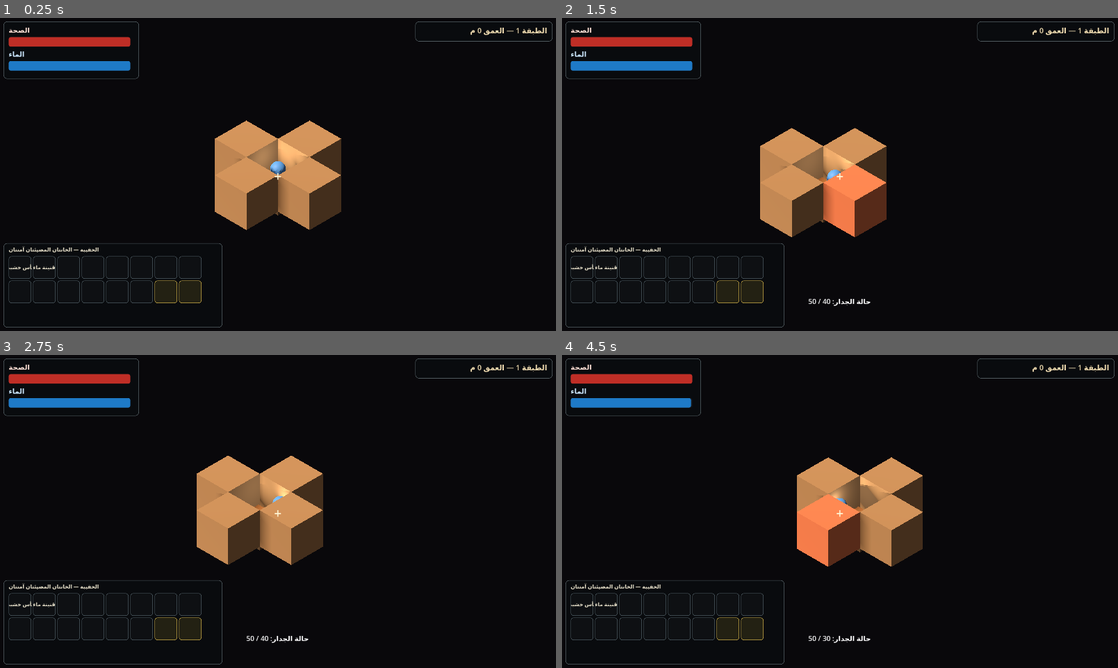
Above: before the commit, frames 1-4 (two rows, left to right).
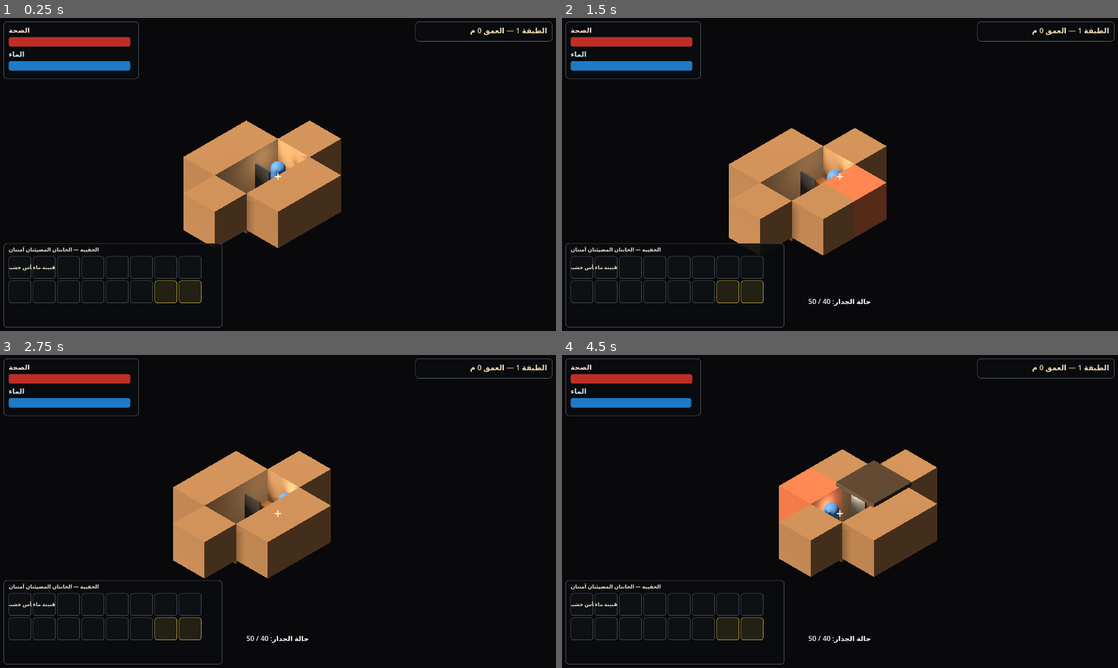
Above: after the commit, the same moments.

Repository: vallenelreec-ux/Abyss-Pod
Game: Godot game, scene res://scenes/world/Main.tscn
The game is run twice, just before and just after one commit, with the same random seed, the same clock (stepped at 60 frames per second) and the same inputs.
Inputs (mouse positions are in pixels of both pictures, inside the frame that each line leads up to):
- Up to frame 1 (0.25 s): no input
- Up to frame 2 (1.5 s): move the mouse to (962, 158) at 0.52 s; press the mouse at (962, 158) at 0.53 s; hold D (move_right) 0.53-1.28 s; tap Space (jump) at 0.77 s; move the mouse to (728, 190) at 1.27 s; release the mouse at (728, 190) at 1.28 s; hold S (move_back) from 1.28 s (still down); click (728, 190) at 1.35 s
- Up to frame 3 (2.75 s): tap Space (jump) at 1.52 s; move the mouse to (333, 442) at 2.02 s; release S (move_back) at 2.03 s; press the mouse at (333, 442) at 2.03 s; hold D (move_right) from 2.03 s (still down)
- Up to frame 4 (4.5 s): move the mouse to (812, 574) at 2.77 s; release D (move_right) at 2.78 s; release the mouse at (812, 574) at 2.78 s; hold W (move_forward) 2.78-3.53 s; click (812, 574) at 2.85 s; tap Space (jump) at 3.02, 3.77 s; move the mouse to (1006, 558) at 3.52 s; press the mouse at (1006, 558) at 3.53 s; hold A (move_left) from 3.53 s (still down); move the mouse to (673, 464) at 4.27 s; release the mouse at (673, 464) at 4.28 s; click (673, 464) at 4.35 s

The runs differ from the first frame. In frame 1, 4.8% of the frame differs, in the area x 33-56%, y 38-74%; in frame 2, 4.8%; in frame 3, 5.0%; in frame 4, 6.7%, in the area x 39-68%, y 30-92%.

Commit message:
Implement death return choices

Diff:
--- a/scenes/ui/HUD.tscn
+++ b/scenes/ui/HUD.tscn
@@ -189,3 +189,61 @@
 columns = 8
 theme_override_constants/h_separation = 4
 theme_override_constants/v_separation = 4
+
+[node name="DeathOverlay" type="ColorRect" parent="Root"]
+visible = false
+anchors_preset = 15
+anchor_right = 1.0
+anchor_bottom = 1.0
+grow_horizontal = 2
+grow_vertical = 2
+color = Color(0.015, 0.018, 0.025, 0.82)
+mouse_filter = 0
+
+[node name="DeathMenu" type="PanelContainer" parent="Root/DeathOverlay"]
+anchor_left = 0.5
+anchor_top = 0.5
+anchor_right = 0.5
+anchor_bottom = 0.5
+offset_left = -250.0
+offset_top = -150.0
+offset_right = 250.0
+offset_bottom = 150.0
+theme_override_styles/panel = SubResource("panel_style")
+
+[node name="DeathContent" type="VBoxContainer" parent="Root/DeathOverlay/DeathMenu"]
+layout_mode = 2
+theme_override_constants/separation = 12
+
+[node name="DeathTitle" type="Label" parent="Root/DeathOverlay/DeathMenu/DeathContent"]
+layout_mode = 2
+theme_override_colors/font_color = Color(1, 0.86, 0.75, 1)
+theme_override_font_sizes/font_size = 24
+text = "لقد مت"
+horizontal_alignment = 1
+
+[node name="DeathCountdown" type="Label" parent="Root/DeathOverlay/DeathMenu/DeathContent"]
+layout_mode = 2
+theme_override_colors/font_color = Color(1, 1, 1, 1)
+theme_override_font_sizes/font_size = 18
+text = "اختر طريقة العودة خلال 30 ثانية"
+horizontal_alignment = 1
+
+[node name="DeathInfo" type="Label" parent="Root/DeathOverlay/DeathMenu/DeathContent"]
+layout_mode = 2
+theme_override_colors/font_color = Color(0.8, 0.82, 0.84, 1)
+theme_override_font_sizes/font_size = 14
+text = "الإحياء المدفوع يحفظ الأغراض؛ ربط تكلفة العملات ما زال قيد الإعداد."
+horizontal_alignment = 1
+
+[node name="PaidReviveButton" type="Button" parent="Root/DeathOverlay/DeathMenu/DeathContent"]
+custom_minimum_size = Vector2(400, 44)
+layout_mode = 2
+theme_override_font_sizes/font_size = 16
+text = "إحياء مدفوع — مدخل المنطقة"
+
+[node name="FreeReturnButton" type="Button" parent="Root/DeathOverlay/DeathMenu/DeathContent"]
+custom_minimum_size = Vector2(400, 44)
+layout_mode = 2
+theme_override_font_sizes/font_size = 16
+text = "عودة مجانية — إلى الـPod"
--- a/scenes/world/Main.tscn
+++ b/scenes/world/Main.tscn
@@ -31,6 +31,9 @@
 [node name="WorldGenerator" type="Node3D" parent="."]
 script = ExtResource("4_world_gen")
 
+[node name="ZoneEntrance" type="Marker3D" parent="."]
+position = Vector3(0, 0.2, 2)
+
 [node name="CameraRig" type="Node3D" parent="."]
 transform = Transform3D(0.707107, -0.408248, 0.57735, 0, 0.816497, 0.57735, -0.707107, -0.408248, 0.57735, 0, 1, 0)
 script = ExtResource("6_camera")
--- a/scripts/digging/digging.gd
+++ b/scripts/digging/digging.gd
@@ -31,6 +31,8 @@
 		swing()
 
 func swing() -> void:
+	if player.has_method("can_attack") and not bool(player.call("can_attack")):
+		return
 	swing_timer.start(SWING_COOLDOWN)
 	if not ray.is_colliding():
 		return
--- a/scripts/player/player.gd
+++ b/scripts/player/player.gd
@@ -1,9 +1,11 @@
 extends CharacterBody3D
+class_name PlayerCharacter
 ## اللاعب: حركة WASD بمحاذاة الشاشة (كاميرا إيزومترية ثابتة) + إحصاءات البقاء.
 
 signal health_changed(value: float, max_value: float)
 signal water_changed(value: float, max_value: float)
 signal died
+signal revived
 
 const MAX_HEALTH := 100.0
 const MAX_WATER := 100.0
@@ -11,10 +13,16 @@
 const MOVE_SPEED := 4.0
 const JUMP_SPEED := 4.5
 const GRAVITY := 12.0
+const PAID_REVIVE_HEALTH_RATIO := 0.5
+const PAID_REVIVE_PROTECTION_SECONDS := 10.0
+
+@export var zone_entrance_path: NodePath = NodePath("../ZoneEntrance")
 
 var health := MAX_HEALTH
 var water := MAX_WATER
 var spawn_point := Vector3.ZERO
+var is_dead := false
+var protection_time_left := 0.0
 ## آخر اتجاه حركة أفقي، يستخدمه نظام الحفر لتحديد الجدار المستهدف.
 var last_move_dir := Vector3(0, 0, -1)
 
@@ -25,10 +33,15 @@
 	# التجهيز الابتدائي حسب GDD: فأس خشبي وقنينة ماء
 	inventory.add_item("axe_wood")
 	inventory.add_item("water_bottle")
+	inventory.equip_item("axe_wood")
 	health_changed.emit(health, MAX_HEALTH)
 	water_changed.emit(water, MAX_WATER)
 
 func _physics_process(delta: float) -> void:
+	protection_time_left = maxf(protection_time_left - delta, 0.0)
+	if is_dead:
+		velocity = Vector3.ZERO
+		return
 	if not is_on_floor():
 		velocity.y -= GRAVITY * delta
 	if Input.is_action_just_pressed("jump") and is_on_floor():
@@ -64,12 +77,15 @@
 		take_damage(DEHYDRATION_DAMAGE_PER_SECOND * delta)
 
 func take_damage(amount: float) -> void:
+	if is_dead:
+		return
 	var was_alive := health > 0.0
 	health = maxf(health - amount, 0.0)
 	health_changed.emit(health, MAX_HEALTH)
 	if was_alive and health <= 0.0:
+		is_dead = true
+		velocity = Vector3.ZERO
 		died.emit()
-		respawn()
 
 func drink(amount: float) -> void:
 	water = clampf(water + amount, 0.0, MAX_WATER)
@@ -79,10 +95,33 @@
 	water = maxf(water - amount, 0.0)
 	water_changed.emit(water, MAX_WATER)
 
-func respawn() -> void:
-	global_position = spawn_point
+func can_attack() -> bool:
+	return not is_dead and protection_time_left <= 0.0
+
+func paid_revive() -> void:
+	if not is_dead:
+		return
+	var zone_entrance := get_node_or_null(zone_entrance_path) as Node3D
+	if zone_entrance == null:
+		push_warning("مدخل الـZone غير محدد؛ تعذر الإحياء المدفوع.")
+		return
+	_complete_revive(zone_entrance.global_position, PAID_REVIVE_HEALTH_RATIO)
+	protection_time_left = PAID_REVIVE_PROTECTION_SECONDS
+
+
+func free_return() -> void:
+	if not is_dead:
+		return
+	inventory.apply_free_return_loss()
+	_complete_revive(spawn_point, 1.0)
+
+
+func _complete_revive(destination: Vector3, health_ratio: float) -> void:
+	global_position = destination
 	velocity = Vector3.ZERO
-	health = MAX_HEALTH
+	health = MAX_HEALTH * health_ratio
 	water = MAX_WATER
+	is_dead = false
 	health_changed.emit(health, MAX_HEALTH)
 	water_changed.emit(water, MAX_WATER)
+	revived.emit()
--- a/scripts/systems/inventory.gd
+++ b/scripts/systems/inventory.gd
@@ -8,6 +8,7 @@
 const SAFE_SLOTS := [14, 15]
 
 var items: Array = []
+var equipped_item_ids: Array[String] = []
 
 func _ready() -> void:
 	items.resize(SLOT_COUNT)
@@ -45,6 +46,21 @@
 func has_item(item_id: String) -> bool:
 	return items.has(item_id)
 
+func equip_item(item_id: String) -> bool:
+	if not has_item(item_id):
+		return false
+	if not equipped_item_ids.has(item_id):
+		equipped_item_ids.append(item_id)
+	return true
+
+## عند Free Return تُفقد الغنائم العادية، وتبقى الأدوات المجهزة والخانات الآمنة.
+func apply_free_return_loss() -> void:
+	for i in range(SLOT_COUNT):
+		if items[i].is_empty() or is_safe_slot(i) or equipped_item_ids.has(items[i]):
+			continue
+		items[i] = ""
+	changed.emit(items)
+
 func is_full() -> bool:
 	return not items.has("")
 
--- a/scripts/ui/hud.gd
+++ b/scripts/ui/hud.gd
@@ -1,6 +1,11 @@
 extends CanvasLayer
+class_name GameHUD
 ## واجهة اللعب: الصحة، الماء، الحقيبة (16 خانة)، مؤشر التصويب، وعمق الطبقة.
 
+signal paid_revive_selected
+signal free_return_selected
+
+const DEATH_CHOICE_SECONDS := 30.0
 const SLOT_SIZE := 52.0
 const SLOT_TEXT_COLOR := Color(0.94, 0.91, 0.82, 1.0)
 
@@ -10,13 +15,20 @@
 @onready var wall_label: Label = $Root/WallInfo
 @onready var message_label: Label = $Root/Message
 @onready var inventory_grid: GridContainer = $Root/InventoryPanel/Grid
+@onready var death_overlay: ColorRect = $Root/DeathOverlay
+@onready var death_countdown_label: Label = $Root/DeathOverlay/DeathMenu/DeathContent/DeathCountdown
+@onready var paid_revive_button: Button = $Root/DeathOverlay/DeathMenu/DeathContent/PaidReviveButton
+@onready var free_return_button: Button = $Root/DeathOverlay/DeathMenu/DeathContent/FreeReturnButton
 
-var _player: CharacterBody3D
+var _player: PlayerCharacter
 var _slot_labels: Array = []
+var _death_choice_remaining := 0.0
 
 func _ready() -> void:
 	_player = get_parent().get_node("Player")
 	_build_inventory_grid()
+	paid_revive_button.pressed.connect(_on_paid_revive_pressed)
+	free_return_button.pressed.connect(_on_free_return_pressed)
 
 func _build_inventory_grid() -> void:
 	for i in _player.inventory.SLOT_COUNT:
@@ -52,6 +64,11 @@
 func _process(_delta: float) -> void:
 	var depth := maxf(0.0, -_player.global_position.y)
 	depth_label.text = "الطبقة %d — العمق %.0f م" % [1 + int(depth / 10.0), depth]
+	if _death_choice_remaining > 0.0:
+		_death_choice_remaining = maxf(_death_choice_remaining - _delta, 0.0)
+		death_countdown_label.text = "اختر طريقة العودة خلال %d ثانية" % ceili(_death_choice_remaining)
+		if _death_choice_remaining <= 0.0:
+			_on_free_return_pressed()
 
 func on_health_changed(value: float, max_value: float) -> void:
 	health_bar.max_value = max_value
@@ -69,7 +86,27 @@
 	wall_label.text = "حالة الجدار: %d / %d" % [int(maxf(hp, 0.0)), int(max_hp)]
 
 func on_player_died() -> void:
-	_show_message("لقد مت! عدت إلى الغرفة الآمنة", 3.0)
+	_death_choice_remaining = DEATH_CHOICE_SECONDS
+	death_overlay.visible = true
+	death_countdown_label.text = "اختر طريقة العودة خلال %d ثانية" % int(DEATH_CHOICE_SECONDS)
+
+func on_player_revived() -> void:
+	_death_choice_remaining = 0.0
+	death_overlay.visible = false
+
+func _on_paid_revive_pressed() -> void:
+	if _death_choice_remaining <= 0.0:
+		return
+	_death_choice_remaining = 0.0
+	death_overlay.visible = false
+	paid_revive_selected.emit()
+
+func _on_free_return_pressed() -> void:
+	if not death_overlay.visible:
+		return
+	_death_choice_remaining = 0.0
+	death_overlay.visible = false
+	free_return_selected.emit()
 
 ## يعرض محتوى الحقيبة: اسم العنصر في كل خانة، والخانات الفارغة بلا نص.
 func update_inventory(items: Array) -> void:
--- a/scripts/world/main.gd
+++ b/scripts/world/main.gd
@@ -1,14 +1,17 @@
 extends Node3D
 ## المشهد الرئيسي: يربط إشارات اللاعب بالواجهة.
 
-@onready var player: CharacterBody3D = $Player
-@onready var hud: CanvasLayer = $HUD
+@onready var player: PlayerCharacter = $Player
+@onready var hud: GameHUD = $HUD
 @onready var digger: Node = $Player/Digging
 
 func _ready() -> void:
 	player.health_changed.connect(hud.on_health_changed)
 	player.water_changed.connect(hud.on_water_changed)
 	player.died.connect(hud.on_player_died)
+	player.revived.connect(hud.on_player_revived)
+	hud.paid_revive_selected.connect(player.paid_revive)
+	hud.free_return_selected.connect(player.free_return)
 	digger.wall_hit.connect(hud.on_wall_hit)
 	player.inventory.changed.connect(hud.update_inventory)
 	hud.update_inventory(player.inventory.items)
--- a/scripts/world/world_gen.gd
+++ b/scripts/world/world_gen.gd
@@ -11,6 +11,7 @@
 ]
 
 @export var world_seed: int = 0
+@export var zone_entrance_cell := Vector2i(0, 1)
 
 var _rng := RandomNumberGenerator.new()
 var _open_cells: Dictionary = {}
@@ -28,9 +29,13 @@
 	_floor_material.roughness = 1.0
 	_open_cells[Vector2i.ZERO] = true
 	_add_floor_tile(Vector2i.ZERO)
+	_open_cells[zone_entrance_cell] = true
+	_add_floor_tile(zone_entrance_cell)
 
-	for direction in CARDINAL_DIRECTIONS:
-		_spawn_wall(direction)
+	for open_cell_value in _open_cells.keys():
+		var open_cell: Vector2i = open_cell_value
+		for direction in CARDINAL_DIRECTIONS:
+			_spawn_wall(open_cell + direction)
 
 
 func _spawn_wall(cell: Vector2i) -> void:
Not shown, changed: docs/GDD.md
